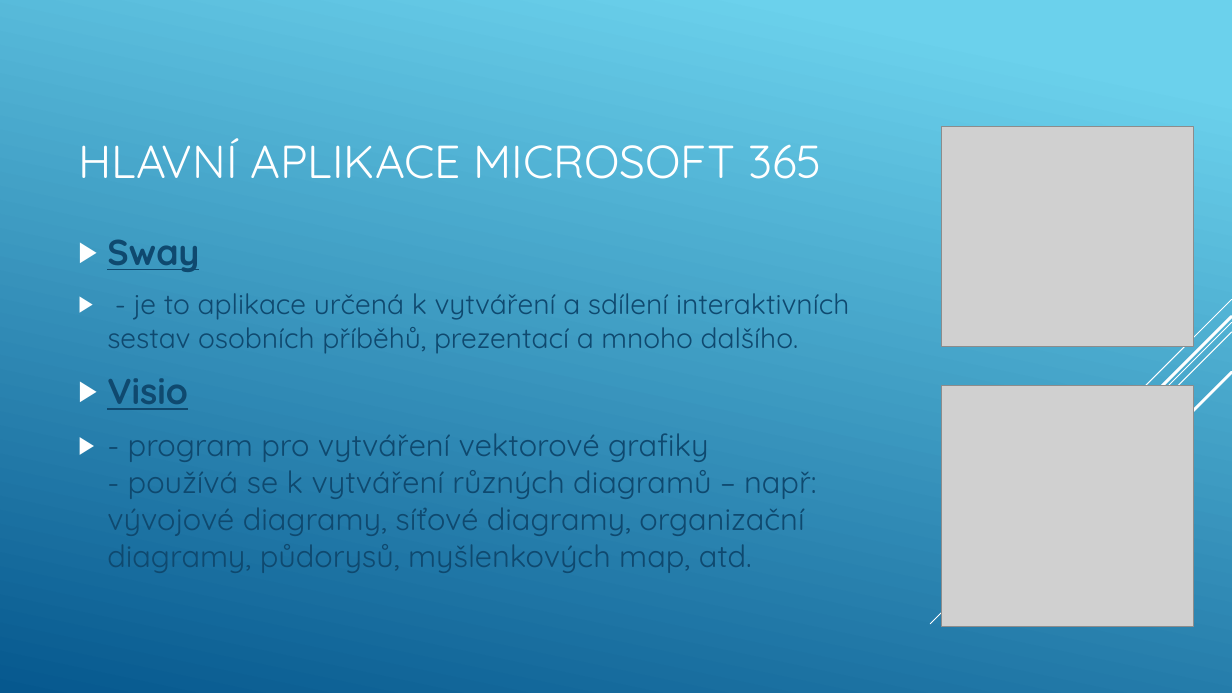
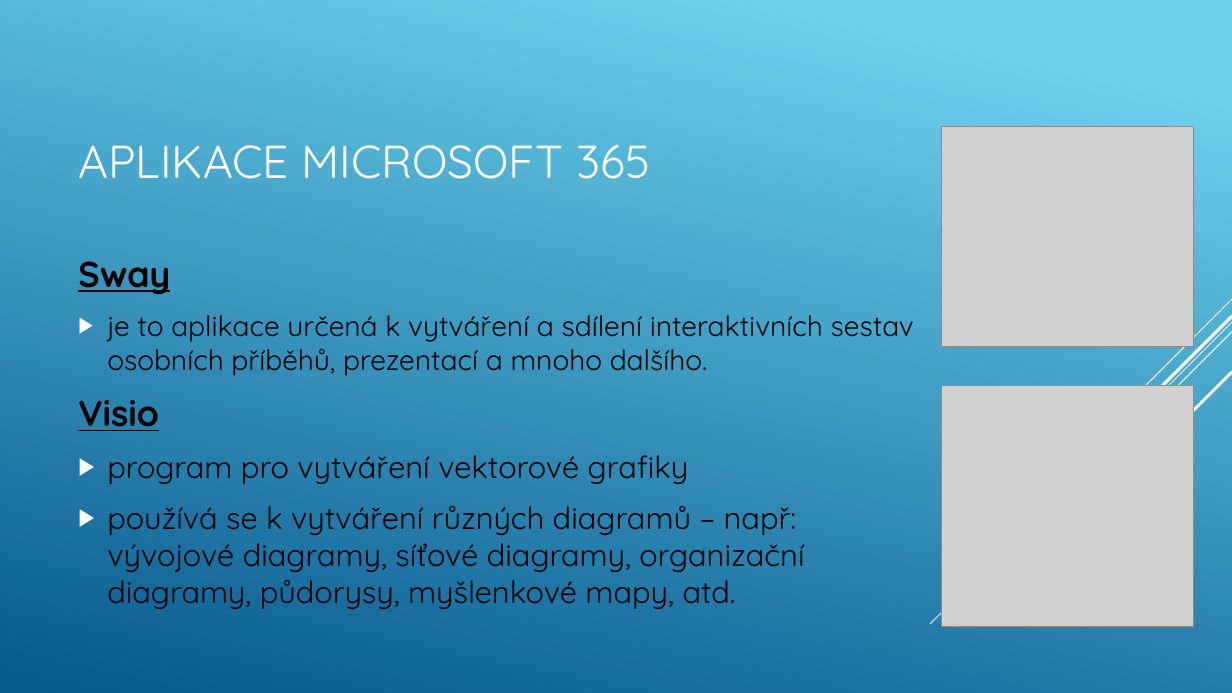
Before and after one commit to machacekadam/Office-365-a-jeho-mo-nosti, a slide deck: slide 13 of Machacek.pptx. Drawn at 1232x693 pixels with LibreOffice and Linux fonts; fonts in the diff are those of the drawing; grey boxes stand for pictures. Boxes give left, top, right and bottom in pixels: in the first picture for what was removed or moved away, otherwise in the second. Text is boxed around its words. In the diff, an @@ line names an element or a change of style, - is before the commit and + after.

```diff
--- a/Machacek.pptx
+++ b/Machacek.pptx
@@ title at (78,144,650,179): text changed @@
-HLAVNÍ APLIKACE MICROSOFT 365
+APLIKACE MICROSOFT 365
@@ text at (78,261,170,431): text colour #0F496F to #000000 in "Sway", "Visio"; bullet ▶ to none @@
@@ text at (107,315,914,376): text changed; text colour #0F496F to #000000 @@
-▶ - je to aplikace určená k vytváření a sdílení interaktivních sestav osobních příběhů, prezentací a mnoho dalšího.
+▶ je to aplikace určená k vytváření a sdílení interaktivních sestav osobních příběhů, prezentací a mnoho dalšího.
@@ text at (107,455,804,609): text changed; text colour #0F496F to #000000 @@
-▶ - program pro vytváření vektorové grafiky
-  - používá se k vytváření různých diagramů – např: vývojové diagramy, síťové diagramy, organizační diagramy, půdorysů, myšlenkových map, atd.
+▶ program pro vytváření vektorové grafiky
+▶ používá se k vytváření různých diagramů – např: vývojové diagramy, síťové diagramy, organizační diagramy, půdorysy, myšlenkové mapy, atd.
```
Also in this commit, not shown: 19 other slides changed.
